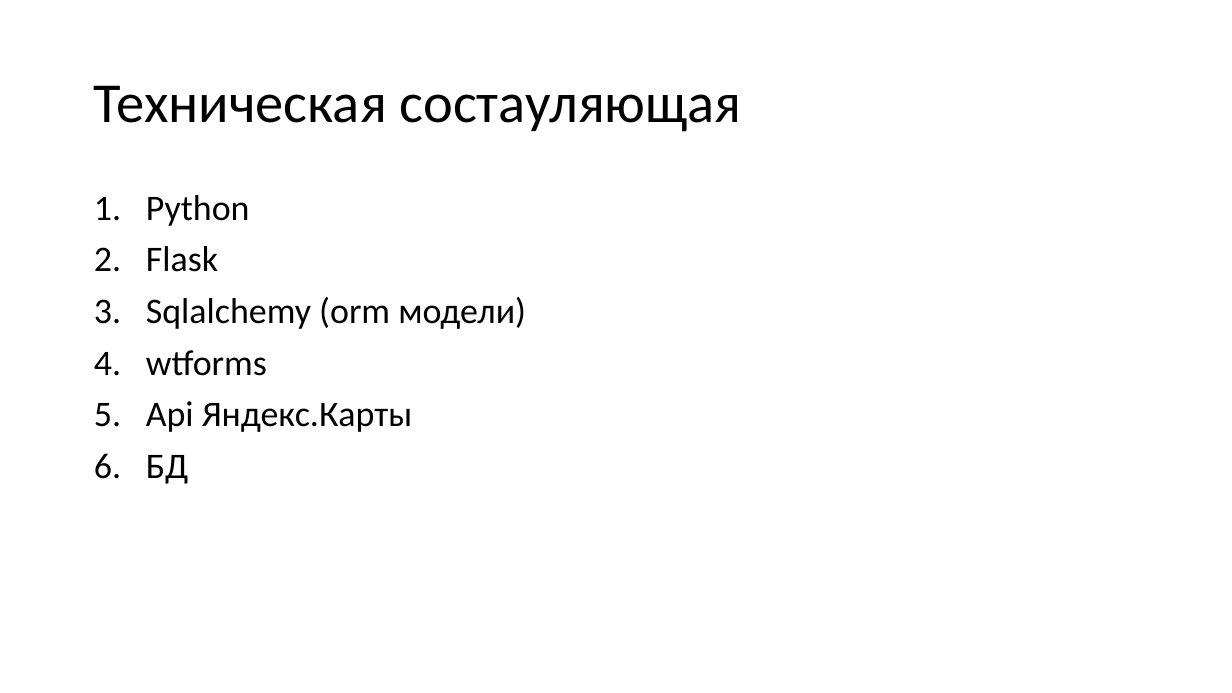
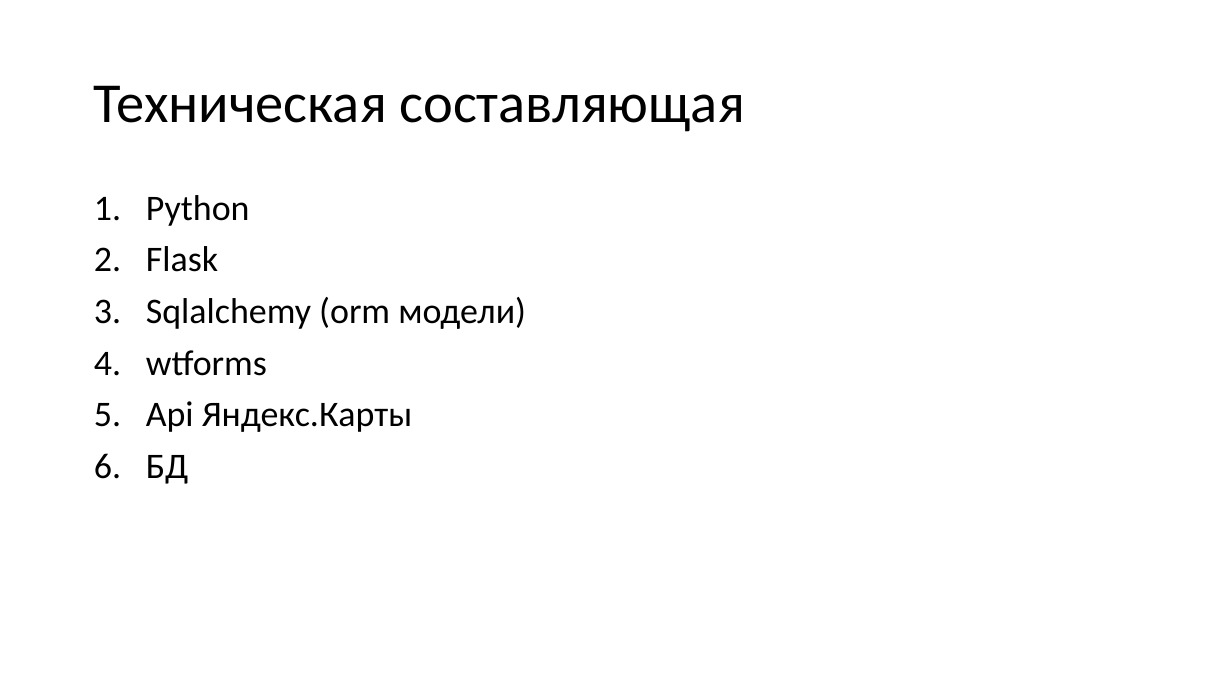
Before and after one commit to telephonist95/webapp, a slide deck: slide 2 of през.pptx. Drawn at 1232x693 pixels with LibreOffice and Linux fonts; fonts in the diff are those of the drawing. Boxes give left, top, right and bottom in pixels: in the first picture for what was removed or moved away, otherwise in the second. Text is boxed around its words. In the diff, an @@ line names an element or a change of style, - is before the commit and + after.

```diff
--- a/през.pptx
+++ b/през.pptx
@@ title at (94, 85, 745, 132): text changed @@
-Техническая состауляющая
+Техническая составляющая
```
Also in this commit, not shown: 2 slides added.
